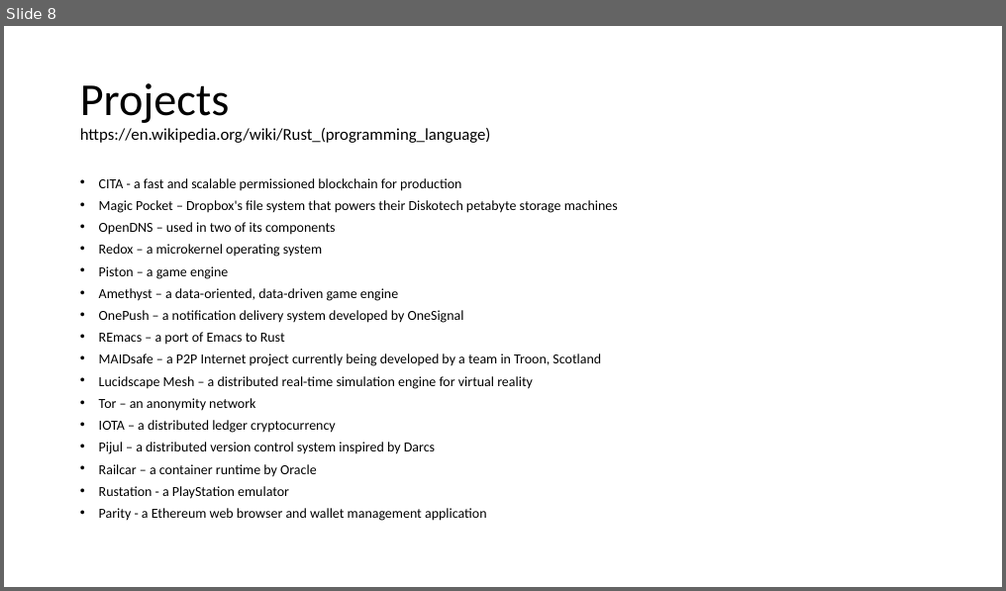
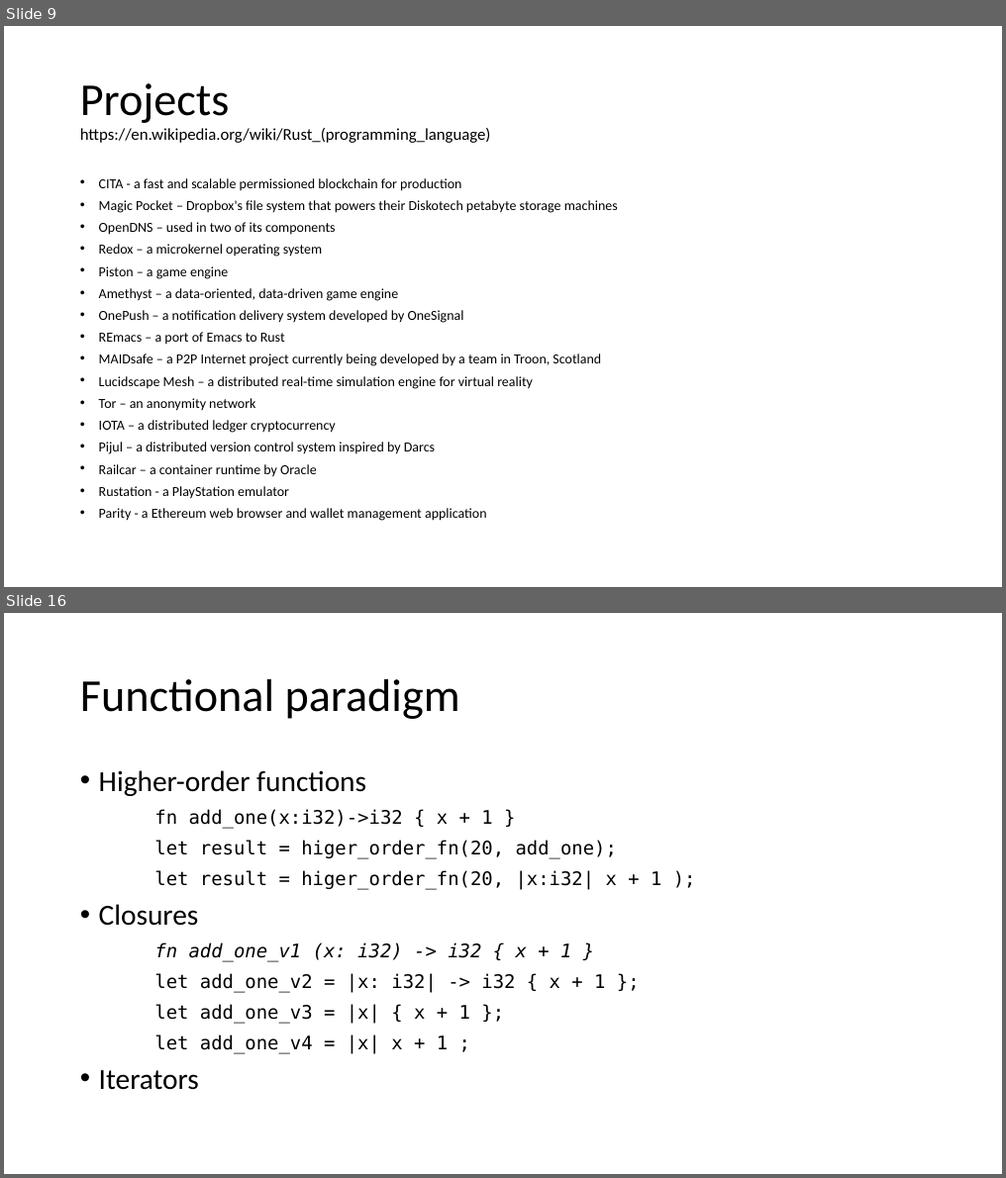
Before and after one commit to AGanyushkin/teraflops, a slide deck: conf_rust.pptx. Shown one above the other, each under a label of ours: slide 8 before the commit, slides 9 and 16 after it; the slides between them are not shown. The pictures are 1006x591 and 1006x1178 pixels, drawn with LibreOffice and Linux fonts; fonts in the diff are those of the drawing. Boxes give left, top, right and bottom in pixels: in the first picture for what was removed or moved away, otherwise in the second. Text is boxed around its words. In the diff, an @@ line names an element or a change of style, - is before the commit and + after.

```diff
--- a/conf_rust.pptx
+++ b/conf_rust.pptx
@@ slide 16 added at bbox=[4, 613, 1002, 1174], background #FFFFFF @@
@@ title added at bbox=[80, 679, 460, 719], 44 pt, text #000000 @@
+Functional paradigm
@@ text added at bbox=[99, 770, 661, 1090], 18 pt, text #000000 @@
+• Higher-order functions
+fn add_one(x:i32)->i32 { x + 1 }
+let result = higer_order_fn(20, add_one);
+let result = higer_order_fn(20, |x:i32| x + 1 );
+• Closures
+fn add_one_v1 (x: i32) -> i32 { x + 1 }
+let add_one_v2 = |x: i32| -> i32 { x + 1 };
+let add_one_v3 = |x| { x + 1 };
+let add_one_v4 = |x| x + 1 ;
+• Iterators
@@ what was slide 8 is now slide 9 @@
```
Also in this commit, not shown: 1 slide changed, 34 other slides added, 4 slides removed.
